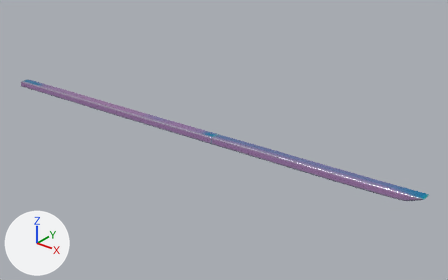
The glTF model model/parts/unsorted_01.glb as it was, and as the next commit left it.
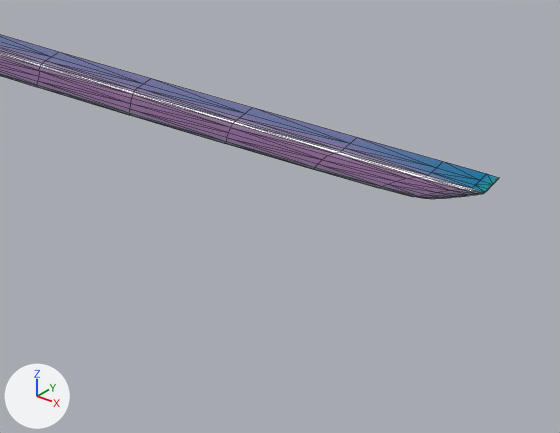
Each version appears first whole from a 50 mm camera at (2.116, -2.177, 2.154) aimed at (0.972, -0.747, 1.268), and next in a close-up on the part from 61% to 100% of the width and 50% to 98% of the height. Arrows for +X, +Y and +Z are at lower left; the lights stay in place. The older version's two pictures come first. The close-ups show mesh edges as thin lines. Where no turn or scale is listed for an object, it has been applied to the vertices. Vertices at exactly the same position are counted once.

Objects in the first close-up: 'chrome_4'.
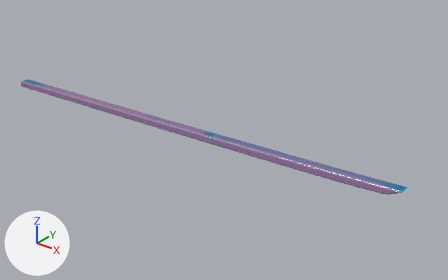
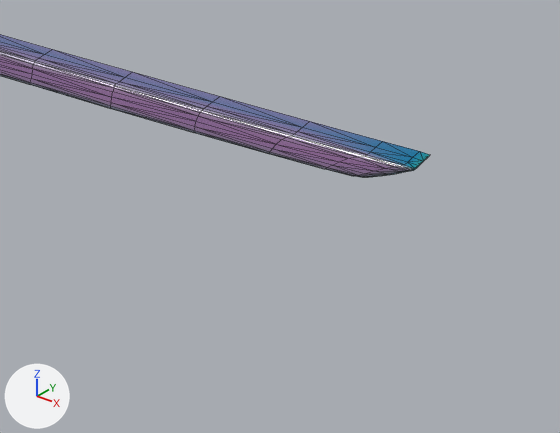
The change, as a list of edits to the scene's bpy script:
```text
Change me_chrome_4:
    used by ob_chrome_4; location = (0.0677, 0.0, 1.1198)
    remove me_chrome_4.from_pydata(...)  # 586 vertices, 1088 faces; spans x -0.06..1.61, y -0.85..-0.8, z 0.14..0.23
    add me_chrome_4.from_pydata(...)  # 586 vertices, 1088 faces; spans x -0.06..1.55, y -0.85..-0.8, z 0.14..0.23
    me_chrome_4 part 1: all 125 vertices in x 1.2..1.61, y -0.85..-0.8, z 0.19..0.23 are scaled about their middle by (0.876, 1, 1), then moved by (-0.03, 0.0, 0.0)
```

What differs and where, as boxes [x1, y1, x2, y2] in the close-ups (560 x 433 px):
'chrome_4', reshaped
    before: [0, 35, 499, 199]
    after: [0, 34, 430, 177]
